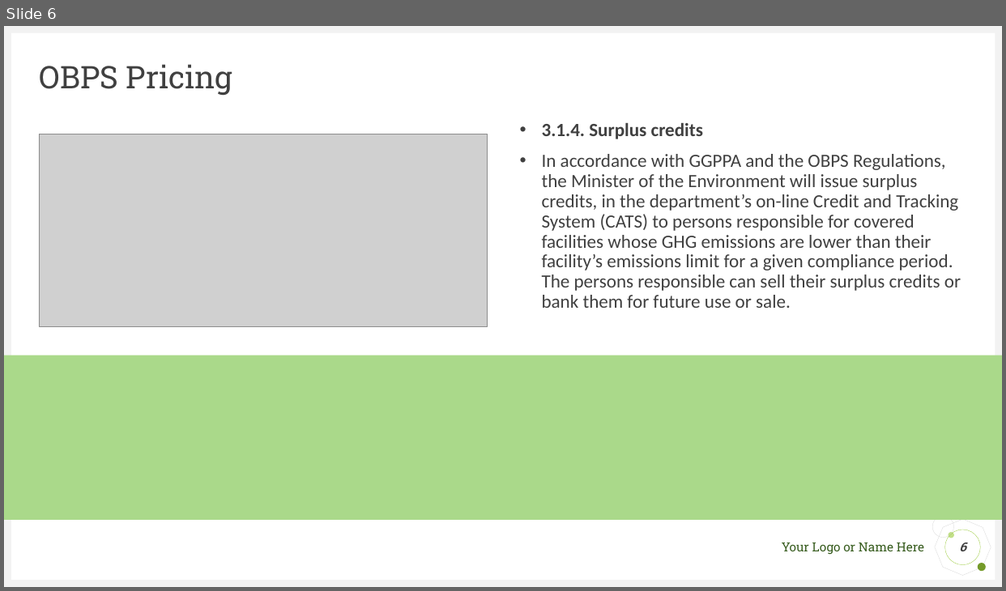
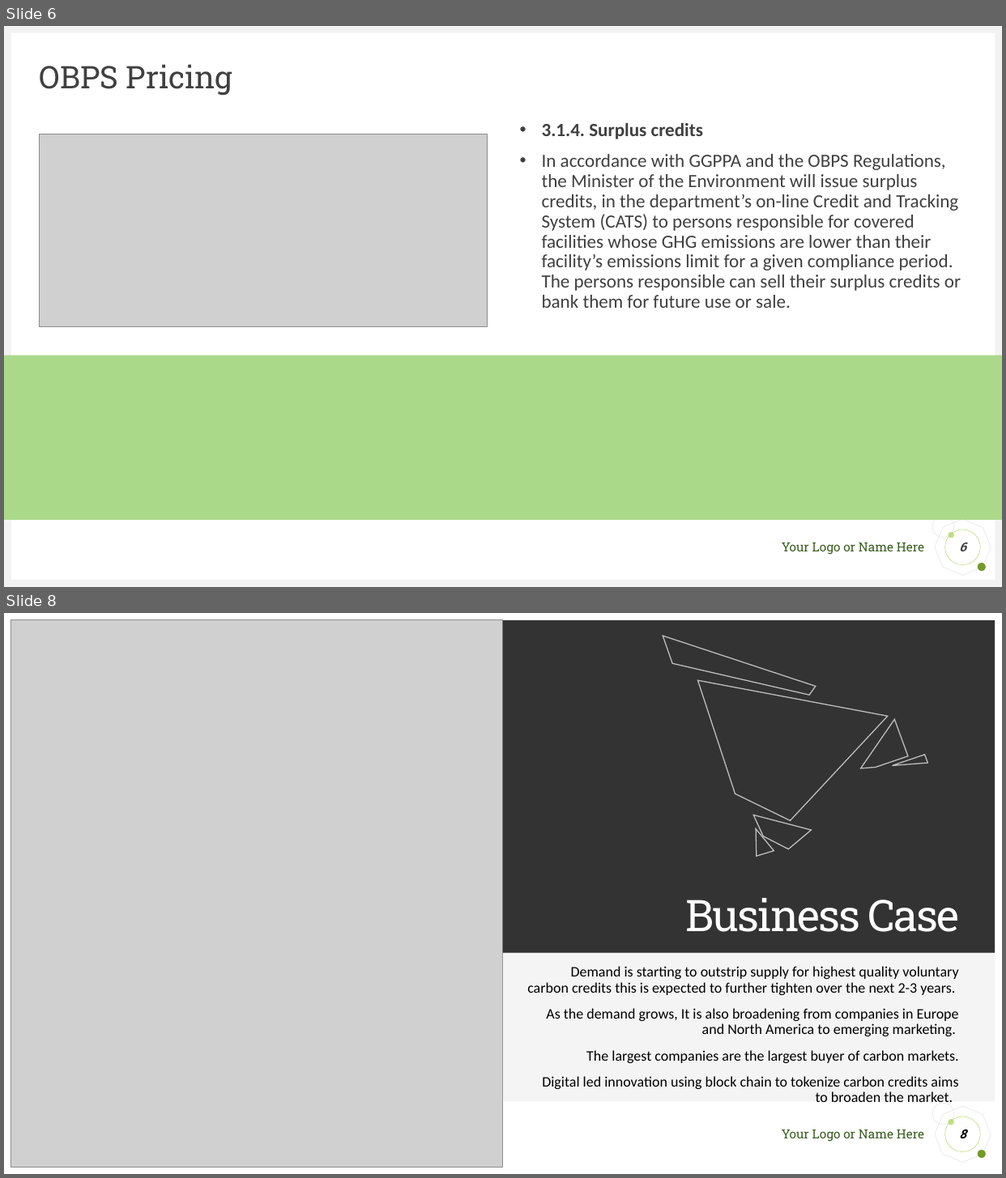
Before and after one commit to saimzuberi/Carbon_Credit_Market, a slide deck: Project Presentation/Final Presentation .pptx. Shown one above the other, each under a label of ours: slide 6 before the commit, slides 6 and 8 after it; the slides between them are not shown. The pictures are 1006x591 and 1006x1178 pixels, drawn with LibreOffice and Linux fonts; fonts in the diff are those of the drawing; grey boxes stand for pictures. Boxes give left, top, right and bottom in pixels: in the first picture for what was removed or moved away, otherwise in the second. Text is boxed around its words. In the diff, an @@ line names an element or a change of style, - is before the commit and + after.

```diff
--- a/Project Presentation/Final Presentation .pptx
+++ b/Project Presentation/Final Presentation .pptx
@@ slide 8 added at (4, 613, 1002, 1174), background #FFFFFF; not listed: 5 template elements that a slide beside it also shows @@
@@ rectangle added at (4, 613, 1002, 619), fill #FFFFFF @@
@@ rectangle added at (4, 613, 11, 1174), fill #FFFFFF @@
@@ picture added at (10, 619, 503, 1167) @@
@@ title added at (503, 619, 995, 953), fill #000000 at 80% opacity, 42 pt, text #FFFFFF @@
+Business Case
@@ rectangle added at (995, 613, 1002, 1174), fill #FFFFFF @@
@@ group added at (663, 613, 931, 862): 6 freeform shapes @@
@@ subtitle added at (503, 953, 995, 1102), fill #F2F2F2 at 80% opacity, 14 pt, text #000000 @@
+Demand is starting to outstrip supply for highest quality voluntary carbon credits this is expected to further tighten over the next 2-3 years.
+As the demand grows, It is also broadening from companies in Europe and North America to emerging marketing.
+The largest companies are the largest buyer of carbon markets.
+Digital led innovation using block chain to tokenize carbon credits aims to broaden the market.
@@ page number added at (945, 1117, 980, 1152), outline #9ACB39 0.25 pt, 12 pt, text #000000, bold, italic @@
+8
@@ rectangle added at (4, 1168, 1002, 1174), fill #FFFFFF @@
```
Also in this commit, not shown: 4 slides changed, 8 other slides added, 12 slides removed, 9 other files.
